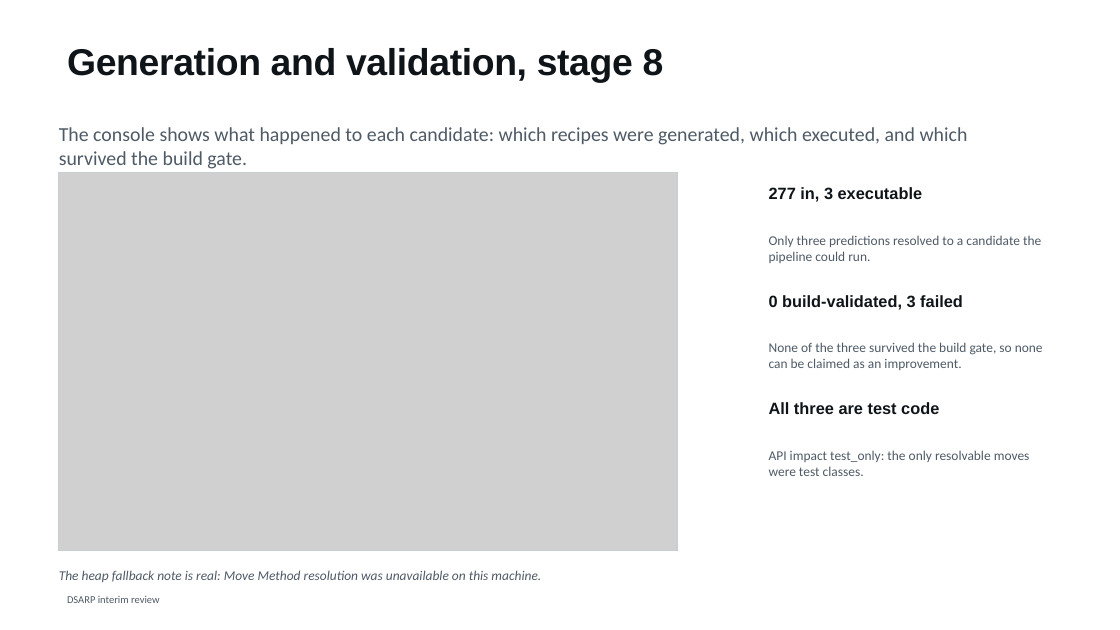
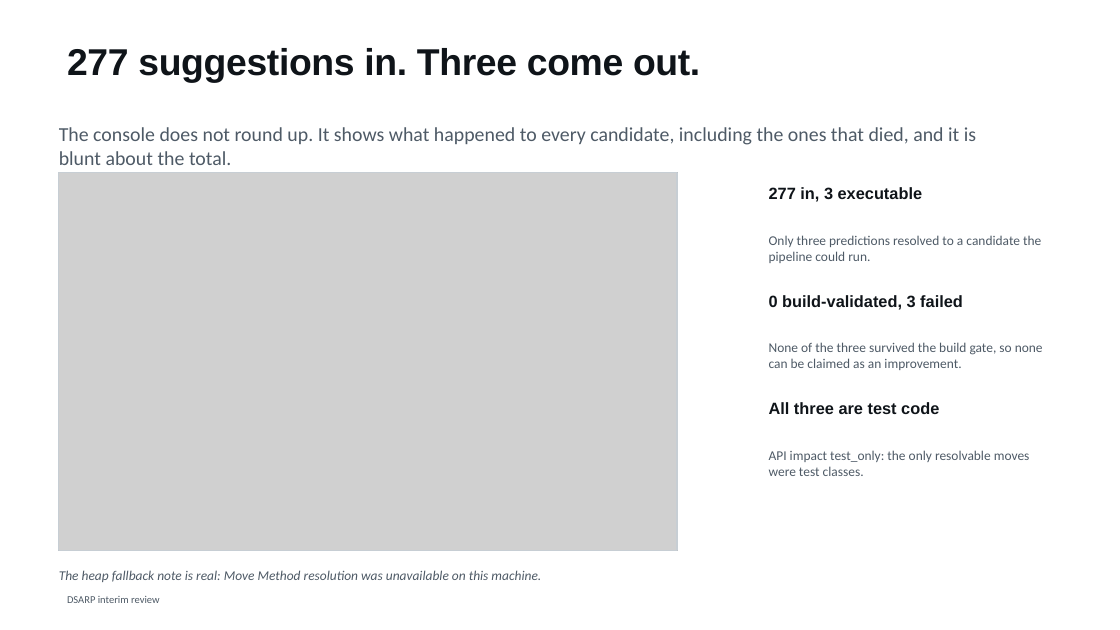
Before and after one commit to shimoriki/DSARPProject, a slide deck: slide 20 of docs/DSARP_interim_review.pptx (slide 19 before the commit). Drawn at 1120x630 pixels with LibreOffice and Linux fonts; fonts in the diff are those of the drawing; grey boxes stand for pictures. Boxes give left, top, right and bottom in pixels: in the first picture for what was removed or moved away, otherwise in the second. Text is boxed around its words. In the diff, an @@ line names an element or a change of style, - is before the commit and + after.

```diff
--- a/docs/DSARP_interim_review.pptx
+++ b/docs/DSARP_interim_review.pptx
@@ title at [67,48,700,82]: text changed @@
-Generation and validation, stage 8
+277 suggestions in. Three come out.
@@ text at [59,127,976,165]: text changed @@
-The console shows what happened to each candidate: which recipes were generated, which executed, and which survived the build gate.
+The console does not round up. It shows what happened to every candidate, including the ones that died, and it is blunt about the total.
```
Also in this commit, not shown: 35 other slides changed, 2 slides added, 3 other files.
